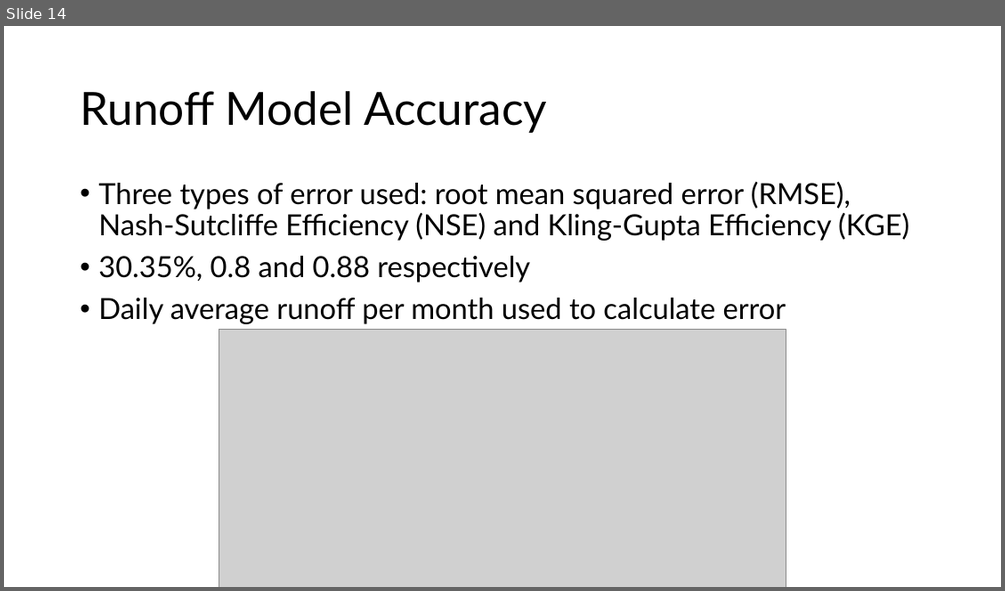
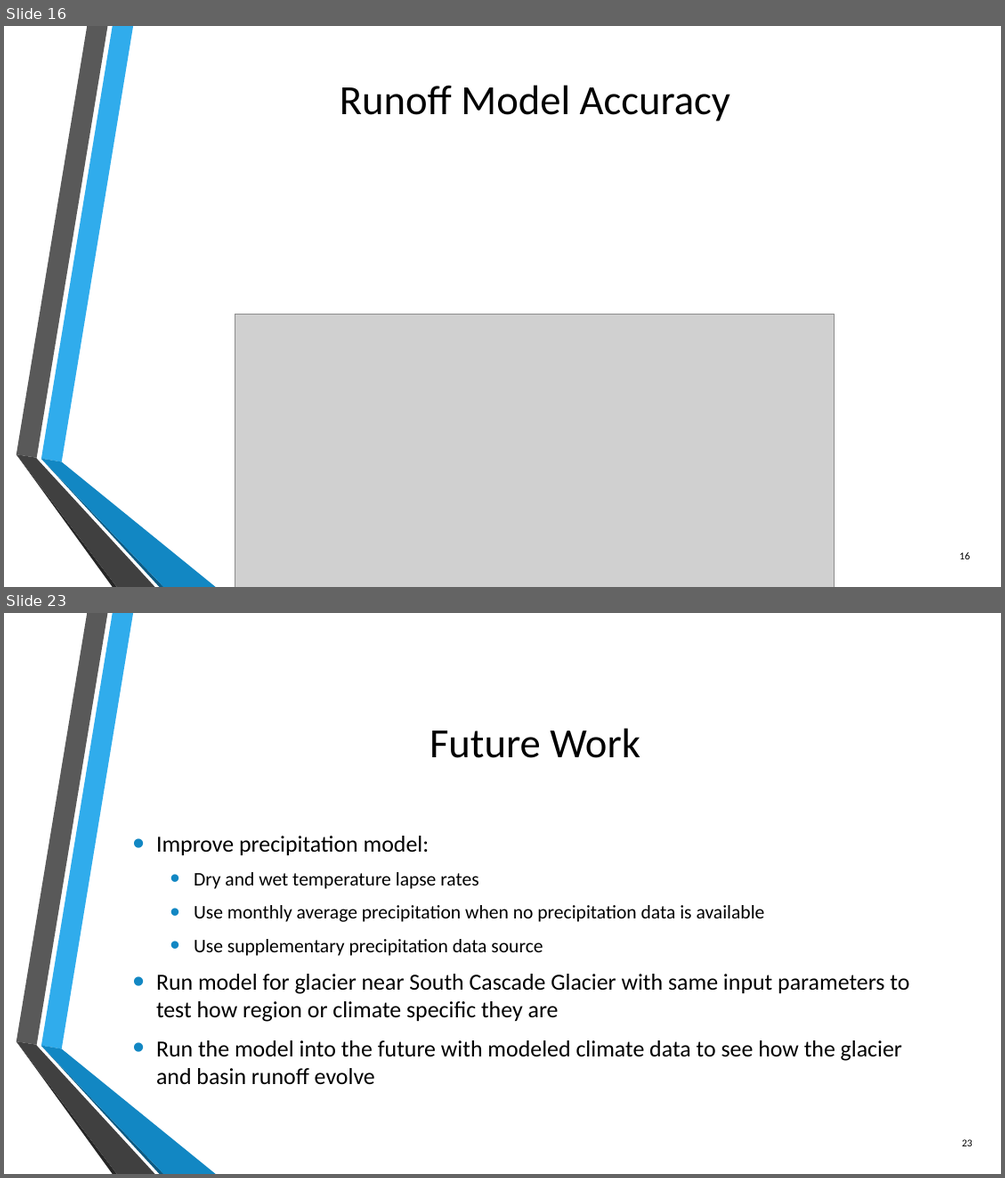
Before and after one commit to kstone3/Senior-Thesis, a slide deck: Thesis/thesis_defense.pptx. Shown one above the other, each under a label of ours: slide 14 before the commit, slides 16 and 23 after it; the slides between them are not shown. The pictures are 1005x591 and 1005x1178 pixels, drawn with LibreOffice and Linux fonts; fonts in the diff are those of the drawing; grey boxes stand for pictures; background and template pictures are left out. Boxes give left, top, right and bottom in pixels: in the first picture for what was removed or moved away, otherwise in the second. Text is boxed around its words. In the diff, an @@ line names an element or a change of style, - is before the commit and + after.

```diff
--- a/Thesis/thesis_defense.pptx
+++ b/Thesis/thesis_defense.pptx
@@ slide 23 added at <box>4,613,1001,1174</box>, background picture (left out); not listed: 6 template elements that a slide beside it also shows @@
@@ title added at <box>429,728,640,758</box>, 40 pt, text #000000 @@
+Future Work
@@ text added at <box>156,835,909,1085</box>, 22.2 pt, text #000000 @@
+• Improve precipitation model:
+  • Dry and wet temperature lapse rates
+  • Use monthly average precipitation when no precipitation data is available
+  • Use supplementary precipitation data source
+• Run model for glacier near South Cascade Glacier with same input parameters to test how region or climate specific they are
+• Run the model into the future with modeled climate data to see how the glacier and basin runoff evolve
@@ page number added at <box>962,1139,972,1146</box>, 10 pt, text #000000 @@
+23
@@ what was slide 14 is now slide 16 @@
@@ slide 16 changed as well @@
@@ title "Runoff Model Accuracy": place and size @@
-title "Runoff Model Accuracy" at <box>80,91,547,133</box>
+title "Runoff Model Accuracy" at <box>340,85,730,121</box>
@@ title "Runoff Model Accuracy" at <box>340,85,730,121</box>: size 44 to 40 pt, font Lato to Calibri; alignment left to centre; line spacing 0.9 to 1 @@
@@ text removed at <box>98,182,909,324</box> @@
-• Three types of error used: root mean squared error (RMSE), Nash-Sutcliffe Efficiency (NSE) and Kling-Gupta Efficiency (KGE)
-• 30.35%, 0.8 and 0.88 respectively
-• Daily average runoff per month used to calculate error
@@ picture: place and size @@
-picture at <box>219,329,786,587</box>
+picture at <box>235,314,834,587</box>
@@ group added at <box>16,26,216,587</box>: 6 freeform shapes @@
@@ page number added at <box>959,552,970,559</box>, 10 pt, text #000000 @@
+16
```
Also in this commit, not shown: 12 other slides changed, 13 other slides added, 4 slides removed, 16 other files.
